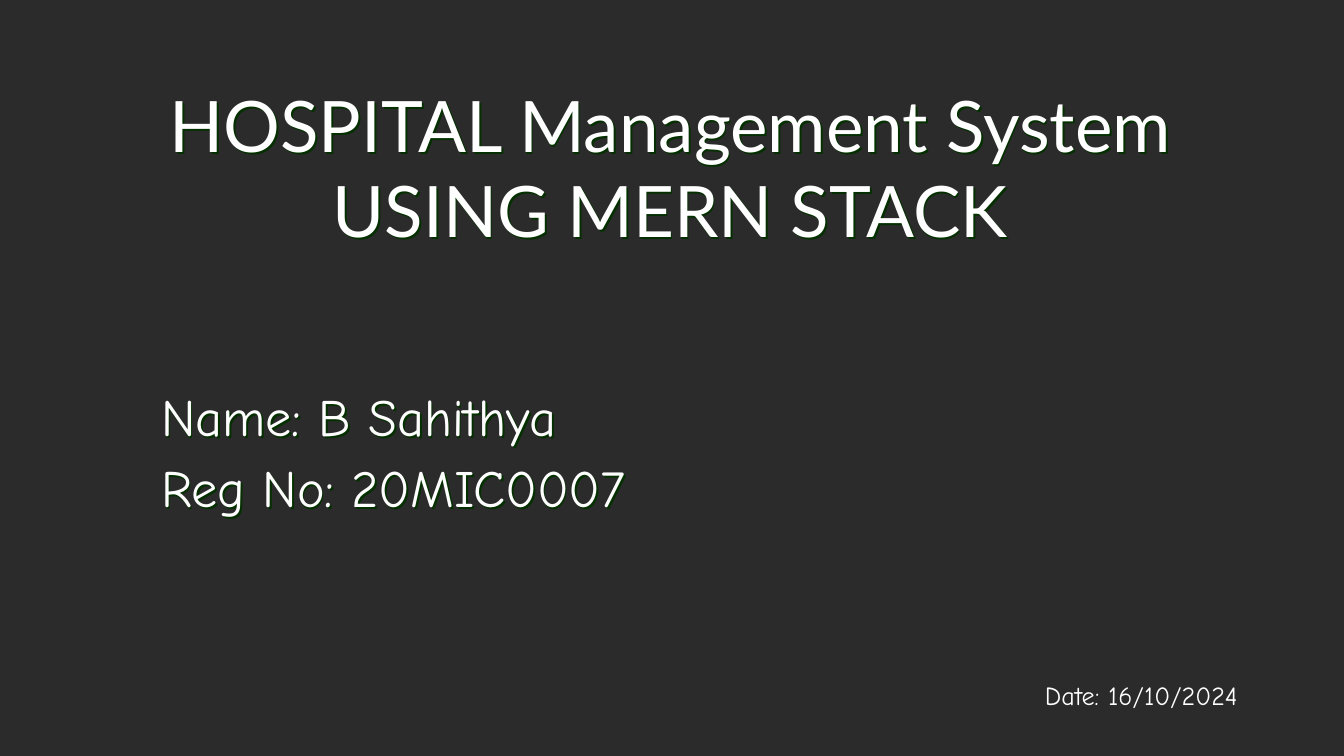
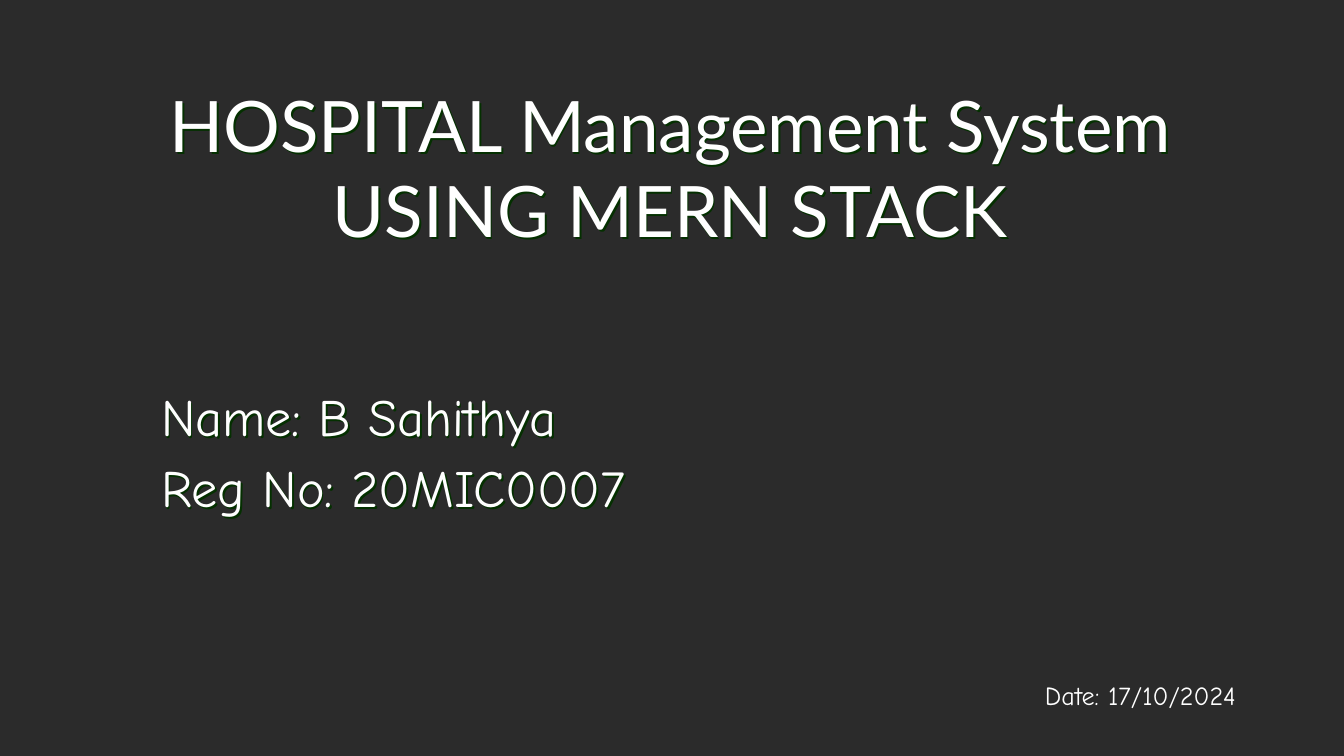
Before and after one commit to Sahithya132002/Final-Year-Project, a slide deck: slide 1 of Review 1.pptx. Drawn at 1344x756 pixels with LibreOffice and Linux fonts; fonts in the diff are those of the drawing; background and template pictures are left out; a plain dark background stands for a picture behind light text. Boxes give left, top, right and bottom in pixels: in the first picture for what was removed or moved away, otherwise in the second. Text is boxed around its words. In the diff, an @@ line names an element or a change of style, - is before the commit and + after.

Commit message:
Project PPT

```diff
--- a/Review 1.pptx
+++ b/Review 1.pptx
@@ text at <box>1045,687,1236,708</box>: text changed @@
-Date: 16/10/2024
+Date: 17/10/2024
```
